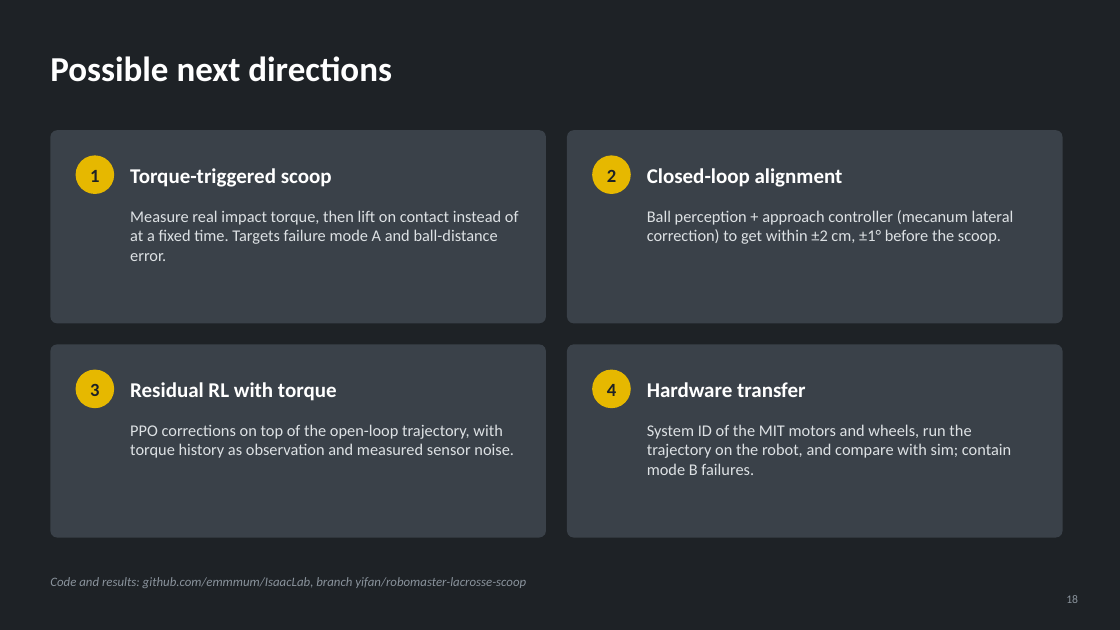
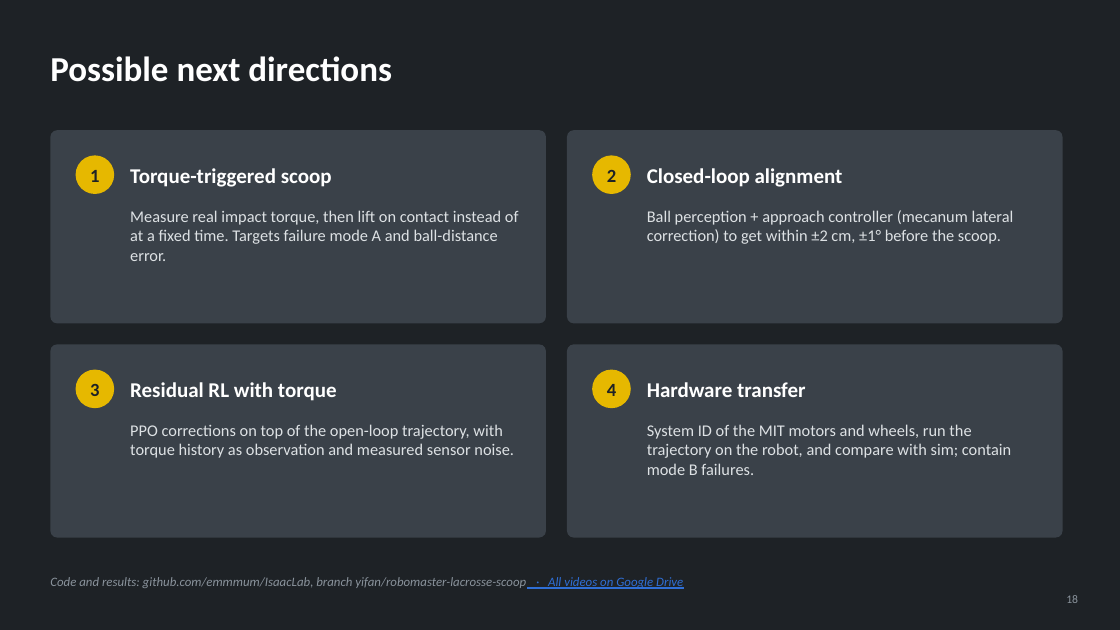
Before and after one commit to emmmum/IsaacLab, a slide deck: slide 18 of logs/scoop_traj_search/robomaster_lacrosse_scoop_progress_v2.pptx. Drawn at 1120x630 pixels with LibreOffice and Linux fonts; fonts in the diff are those of the drawing. Boxes give left, top, right and bottom in pixels: in the first picture for what was removed or moved away, otherwise in the second. Text is boxed around its words. In the diff, an @@ line names an element or a change of style, - is before the commit and + after.

```diff
--- a/logs/scoop_traj_search/robomaster_lacrosse_scoop_progress_v2.pptx
+++ b/logs/scoop_traj_search/robomaster_lacrosse_scoop_progress_v2.pptx
@@ text at box(50, 577, 683, 589): text changed @@
-Code and results: github.com/emmmum/IsaacLab, branch yifan/robomaster-lacrosse-scoop
+Code and results: github.com/emmmum/IsaacLab, branch yifan/robomaster-lacrosse-scoop · All videos on Google Drive
```
Also in this commit, not shown: 5 other slides changed, 3 other files.
